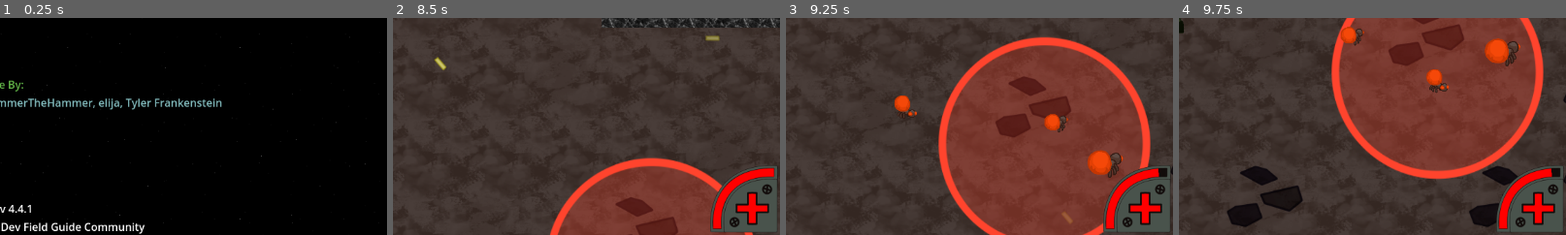
Above: before the commit, frames 1-4 (left to right).
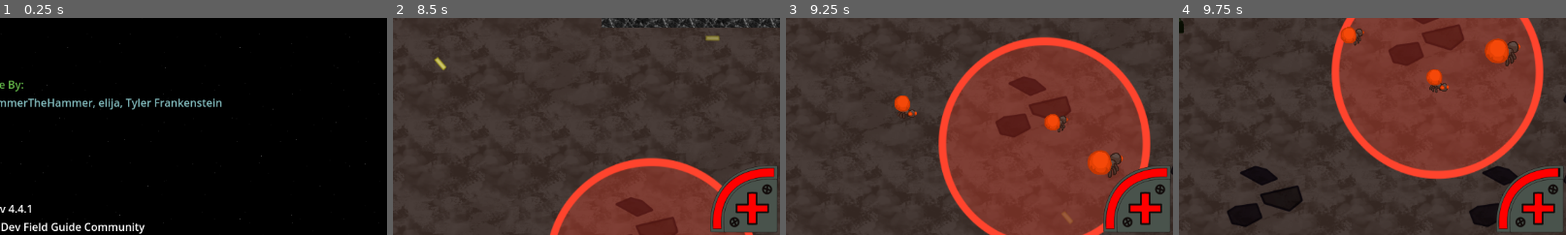
Above: after the commit, the same moments.

Repository: nuzcraft/gdfg-team-4
Game: Godot game, scene res://scenes/title.tscn
The game is run twice, just before and just after one commit, with the same random seed, the same clock (stepped at 60 frames per second) and the same inputs.
Inputs (mouse positions are % of the whole screen's width and height, from its top left):
- Up to frame 1 (0.25 s): no input
- Up to frame 2 (8.5 s): click "Play" at 0.5 s; tap Enter at 1.25 s; move the mouse to (72, 45) at 1.27 s; hold D (right) 1.28-2 s; hold Space (primaryAction) 1.28-2 s; click (72, 45) at 1.42 s; drag from (30, 55) to (78, 85) at 2.02 s; move the mouse to (60, 28) at 2.77 s; hold D (right) 2.78-3.5 s; tap Alt at 2.85, 5.85 s; drag from (45, 70) to (5, 4) at 3.52 s; move the mouse to (80, 65) at 4.27 s; hold A (left) 4.28-5 s; hold Space (primaryAction) 4.28-5 s; drag from (20, 35) to (35, 25) at 5.02 s; move the mouse to (55, 50) at 5.77 s; hold S (down) 5.78-6.5 s; click (55, 50) at 5.92 s; drag from (35, 25) to (84, 24) at 6.52 s; move the mouse to (72, 45) at 7.27 s; hold W (up) 7.28-8 s; hold Space (primaryAction) 7.28-8 s; drag from (30, 55) to (61, 53) at 8.02 s
- Up to frame 3 (9.25 s): move the mouse to (60, 28) at 8.77 s; hold S (down) from 8.78 s (still down); tap Alt at 8.85 s
- Up to frame 4 (9.75 s): release S (down) at 9.5 s; drag from (45, 70) to (20, 35) at 9.52 s
The pictures show only the part of the screen within x 50-100%, y 50-100%; the shares and areas given below are measured in that part.

Frames 1-2 are identical in both runs. In frame 3, less than 0.1% of the frame differs, in the area x 95-99%, y 69-74%; in frame 4, less than 0.1%.

Commit message:
added initial lava pool damage code. will update with comprehensive code later.
# Please enter the commit message for your changes. Lines starting
# with '#' will be ignored, and an empty message aborts the commit.
#
# On branch develop
# Your branch is up to date with 'origin/develop'.
#
# Changes to be committed:
#	modified:   scenes/aoes/lava_aoe.gd
#	modified:   scenes/aoes/lava_aoe.tscn
#	modified:   scenes/hero.gd
#
# Untracked files:
#	gdfg-team-4/
#	tash
#

Diff:
--- a/scenes/aoes/lava_aoe.gd
+++ b/scenes/aoes/lava_aoe.gd
@@ -1,8 +1,19 @@
 extends Area2D
 
 
+enum burn_state{
+	Start,
+	Hold,
+	End
+}
+
+func _ready():
+	pass
+
 func _on_body_entered(body):
 	if body.has_method("burn"):
-		body.burn()
-		await get_tree().create_timer(0.5).timeout
-		body.burn()
+		body.burn(burn_state.Start)
+
+func _on_body_exited(body):
+	if body.has_method("burn"):
+		body.burn(burn_state.End)
--- a/scenes/aoes/lava_aoe.tscn
+++ b/scenes/aoes/lava_aoe.tscn
@@ -23,3 +23,4 @@
 texture = ExtResource("1_32bv6")
 
 [connection signal="body_entered" from="." to="." method="_on_body_entered"]
+[connection signal="body_exited" from="." to="." method="_on_body_exited"]
--- a/scenes/hero.gd
+++ b/scenes/hero.gd
@@ -3,7 +3,7 @@
 
 var can_shoot: bool = true
 var can_melee: bool = true
-var currently_in_lava: bool = false
+var alive: bool = true
 
 
 @export var max_speed: int =500
@@ -36,8 +36,47 @@
 	#Melee attack input
 	#if Input.is_action_pressed("secondaryAction") and can_melee:
 	#	pass
+func die():
+	if self.alive:
+		print("Player died.")
+		self.alive=false
 
-func burn():
-	Globals.player_health -= 5
-	currently_in_lava = true
-	$Label.text = "Burning"
+func take_damage(n: int):
+	if Globals.player_health<=n:
+		self.die()
+	else:
+		Globals.player_health -= n
+		print("Player has "+str(Globals.player_health)+" health.")
+
+var lava_pools: int = 0
+var burn_count: int = 0
+enum burn_state{
+	Start,
+	Hold,
+	End
+}
+func burn(input:int):
+	if(input==burn_state.Start&&self.lava_pools<=0):
+		$Label.text = "Burning"
+		self.burn_count=0
+		self.lava_pools+=1
+		print("player is in "+str(self.lava_pools)+" lava pools")
+		await get_tree().create_timer(0.25).timeout
+		self.burn(burn_state.Hold)
+	if(input==burn_state.Start&&self.lava_pools>=1):
+		self.lava_pools+=1
+		print("player is in "+str(self.lava_pools)+" lava pools")
+	if(input==burn_state.Hold&&self.lava_pools>=1):
+		self.take_damage(1)
+		await get_tree().create_timer(0.25).timeout
+		self.burn(burn_state.Hold)
+	if(input==burn_state.Hold&&self.lava_pools<=0&&burn_count>=1):
+		self.take_damage(1)
+		self.burn_count-=1
+		await get_tree().create_timer(0.25).timeout
+		self.burn(burn_state.Hold)
+	if(input==burn_state.End):
+		self.lava_pools-=1
+		print("player is in "+str(self.lava_pools)+" lava pools")
+		if lava_pools<=0:
+			burn_count=10
